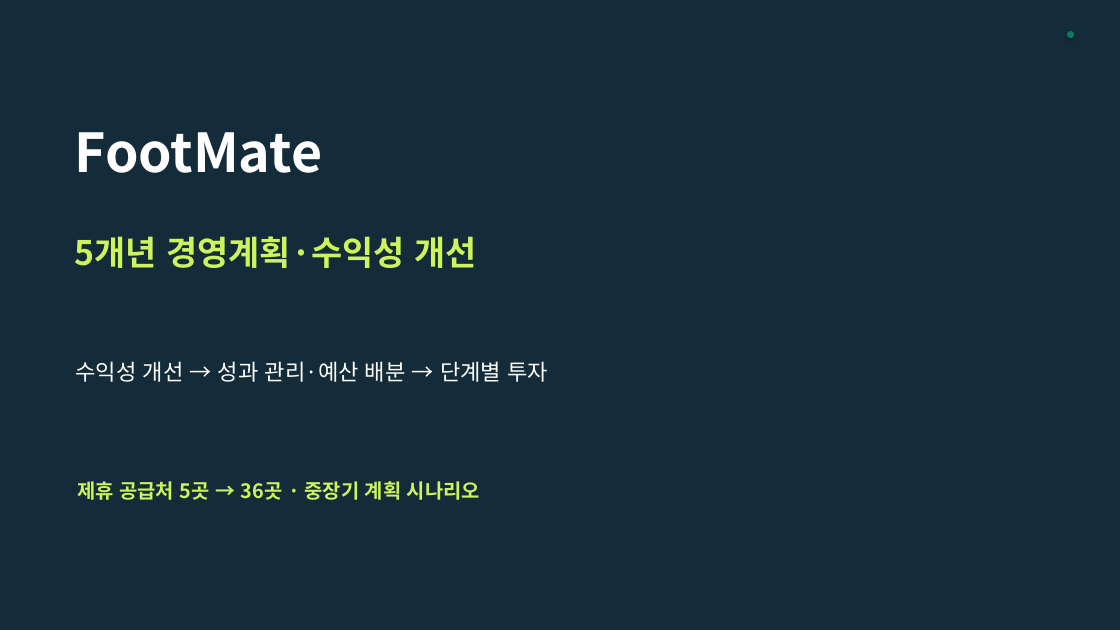
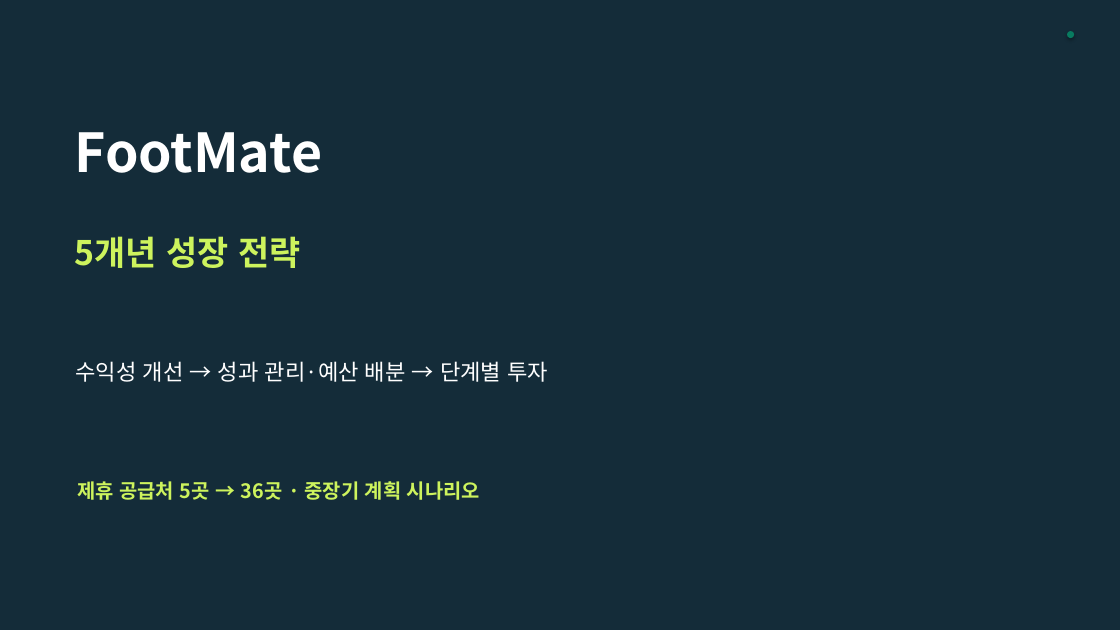
Before and after one commit to dohyunkimmm/footmate-case-study, a slide deck: slide 1 of src/case-study/downloads/footmate_5year_strategy.pptx. Drawn at 1120x630 pixels with LibreOffice and Linux fonts; fonts in the diff are those of the drawing. Boxes give left, top, right and bottom in pixels: in the first picture for what was removed or moved away, otherwise in the second. Text is boxed around its words. In the diff, an @@ line names an element or a change of style, - is before the commit and + after.

```diff
--- a/src/case-study/downloads/footmate_5year_strategy.pptx
+++ b/src/case-study/downloads/footmate_5year_strategy.pptx
@@ text at <box>75,236,300,268</box>: text changed @@
-5개년 경영계획·수익성 개선
+5개년 성장 전략
```
Also in this commit, not shown: 8 other files.
